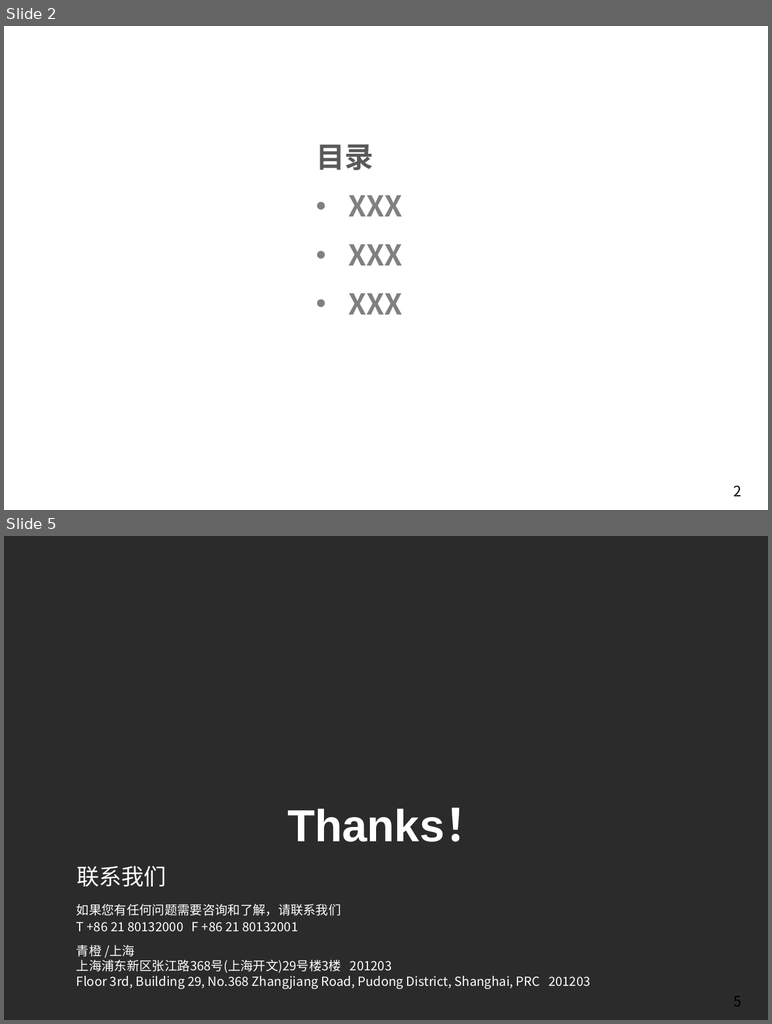
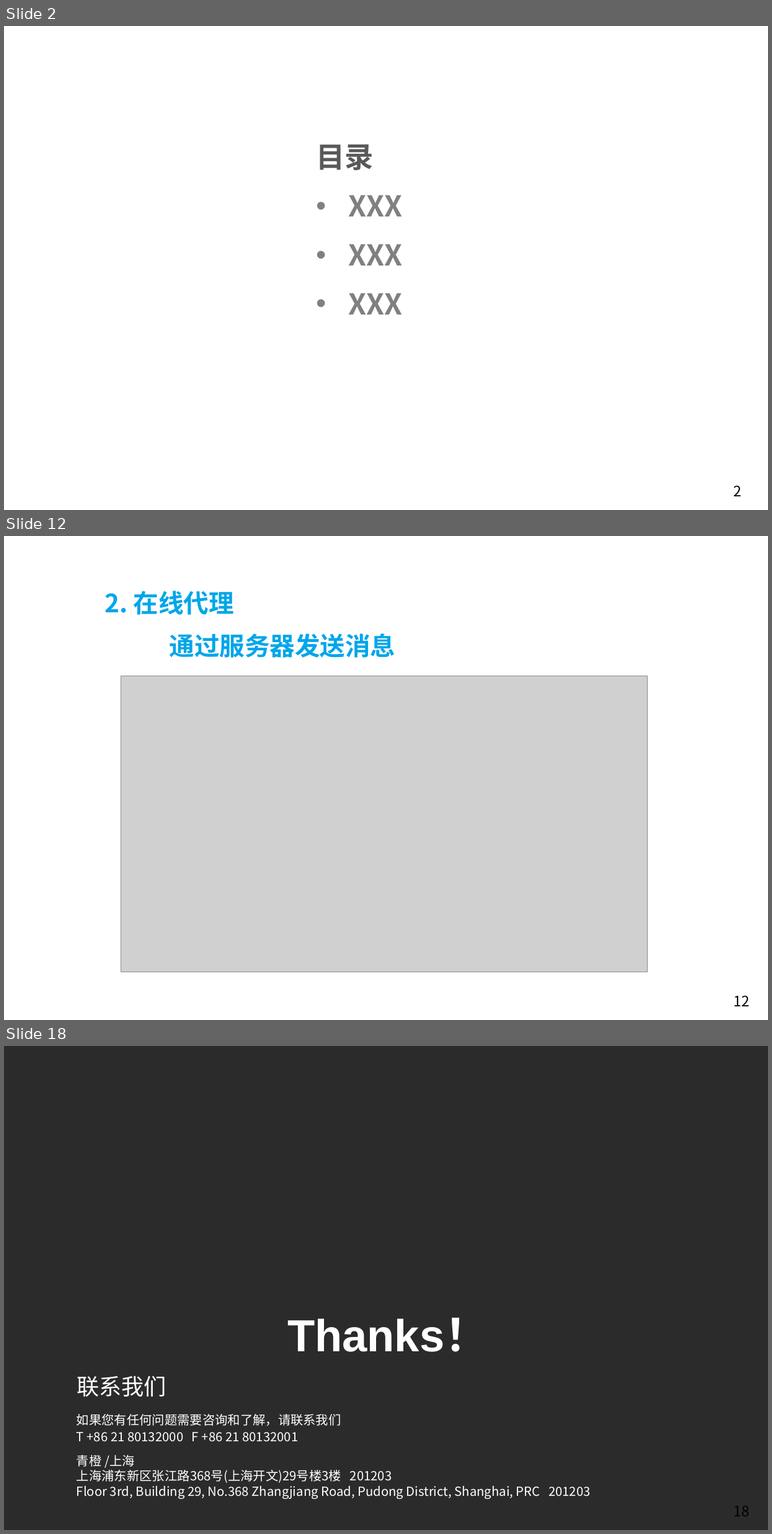
Before and after one commit to Easyhood/IM, a slide deck: 说明文档/IM即时通信总结.pptx. Shown one above the other, each under a label of ours: slides 2 and 5 before the commit, slides 2, 12 and 18 after it; the slides between them are not shown. The pictures are 772x1024 and 772x1534 pixels, drawn with LibreOffice and Linux fonts; fonts in the diff are those of the drawing; grey boxes stand for pictures; background and template pictures are left out; a plain dark background stands for a picture behind light text. Boxes give left, top, right and bottom in pixels: in the first picture for what was removed or moved away, otherwise in the second. Text is boxed around its words. In the diff, an @@ line names an element or a change of style, - is before the commit and + after.

```diff
--- a/说明文档/IM即时通信总结.pptx
+++ b/说明文档/IM即时通信总结.pptx
@@ slide 12 added at box(4, 536, 768, 1020), background picture (left out); not listed: 1 template element that a slide beside it also shows @@
@@ text added at box(104, 591, 396, 658), 28 pt, text #00A6E9, bold @@
+2. 在线代理
+通过服务器发送消息
@@ picture added at box(121, 676, 648, 972) @@
@@ what was slide 5 is now slide 18 @@
@@ page number at box(733, 1505, 749, 1516): text changed @@
-5
+18
```
Also in this commit, not shown: 1 slide changed, 13 other slides added, 1 slide removed.
